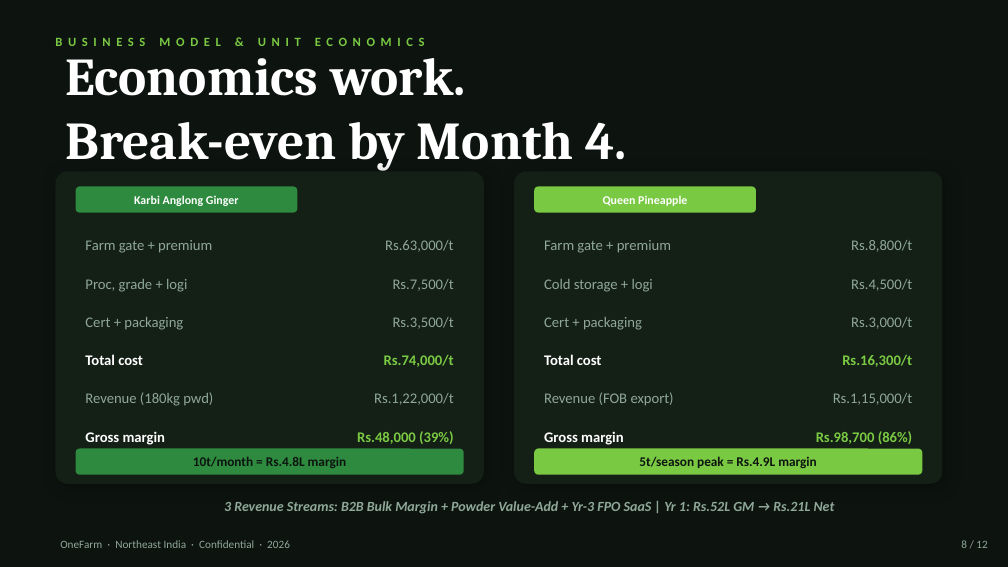
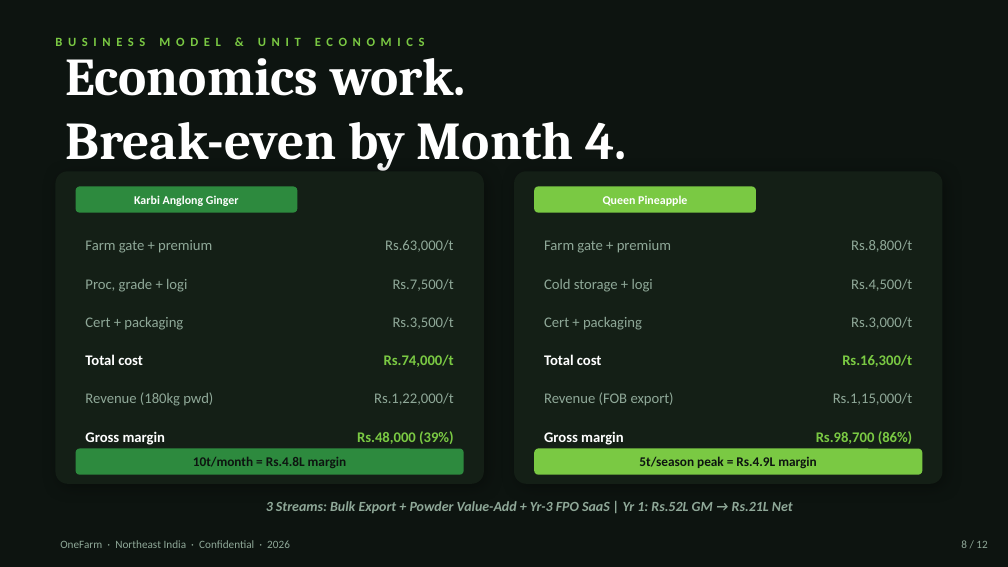
Before and after one commit to SHKSUD/OFC, a slide deck: slide 8 of OneFarm-v7-Jury-Compliant.pptx. Drawn at 1008x567 pixels with LibreOffice and Linux fonts; fonts in the diff are those of the drawing. Boxes give left, top, right and bottom in pixels: in the first picture for what was removed or moved away, otherwise in the second. Text is boxed around its words. In the diff, an @@ line names an element or a change of style, - is before the commit and + after.

```diff
--- a/OneFarm-v7-Jury-Compliant.pptx
+++ b/OneFarm-v7-Jury-Compliant.pptx
@@ text at [266,501,793,513]: text changed @@
-3 Revenue Streams: B2B Bulk Margin + Powder Value-Add + Yr-3 FPO SaaS | Yr 1: Rs.52L GM → Rs.21L Net
+3 Streams: Bulk Export + Powder Value-Add + Yr-3 FPO SaaS | Yr 1: Rs.52L GM → Rs.21L Net
```
Also in this commit, not shown: 9 other slides changed.
